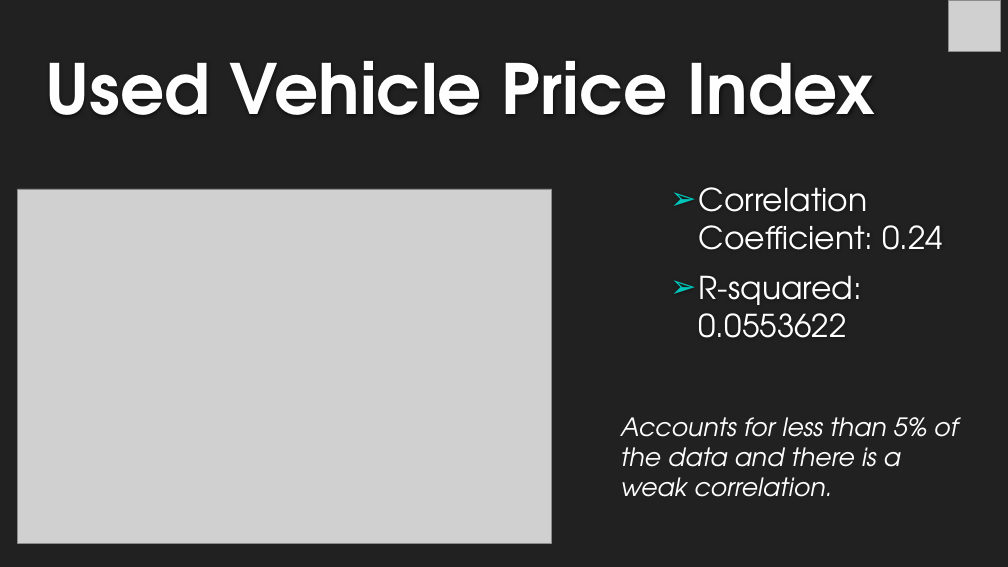
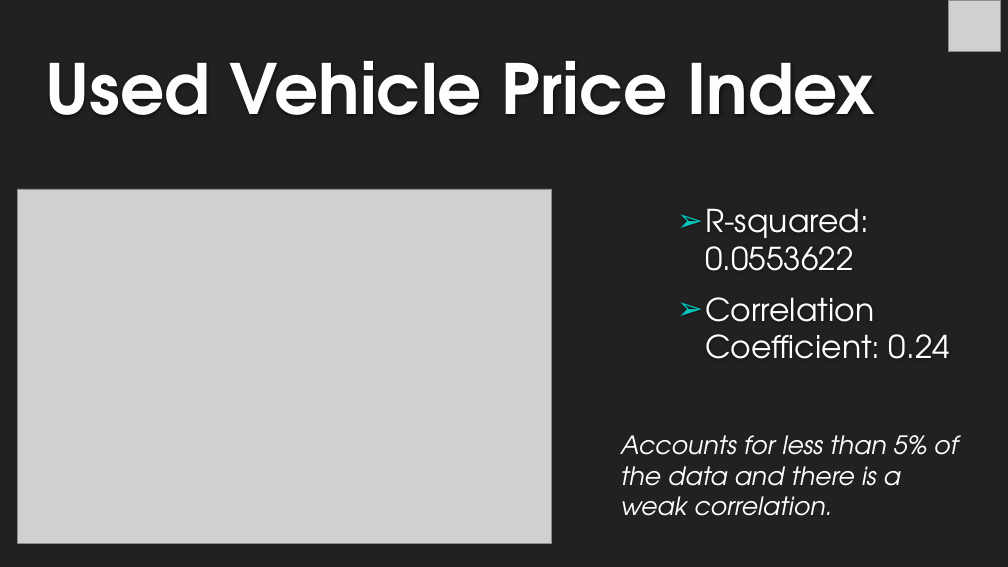
Before and after one commit to michelleherman13/auto-sales, a slide deck: slide 13 of Presentation/Auto_sales_Michelle.pptx. Drawn at 1008x567 pixels with LibreOffice and Linux fonts; fonts in the diff are those of the drawing; grey boxes stand for pictures; background and template pictures are left out. Boxes give left, top, right and bottom in pixels: in the first picture for what was removed or moved away, otherwise in the second. Text is boxed around its words. In the diff, an @@ line names an element or a change of style, - is before the commit and + after.

```diff
--- a/Presentation/Auto_sales_Michelle.pptx
+++ b/Presentation/Auto_sales_Michelle.pptx
@@ text "R-squared: 0.0553622": place and size @@
-text "R-squared: 0.0553622" at [699,187,943,338]
+text "R-squared: 0.0553622" at [705,208,950,359]
@@ text at [705,208,869,271]: paragraph added @@
+➢ R-squared: 0.0553622
@@ text at [699,275,863,338]: paragraph removed @@
-➢ R-squared: 0.0553622
@@ text "Accounts for less than 5% ...": place and size @@
-text "Accounts for less than 5% ..." at [621,417,958,497]
+text "Accounts for less than 5% ..." at [621,435,958,516]
```
Also in this commit, not shown: 4 other slides changed.
